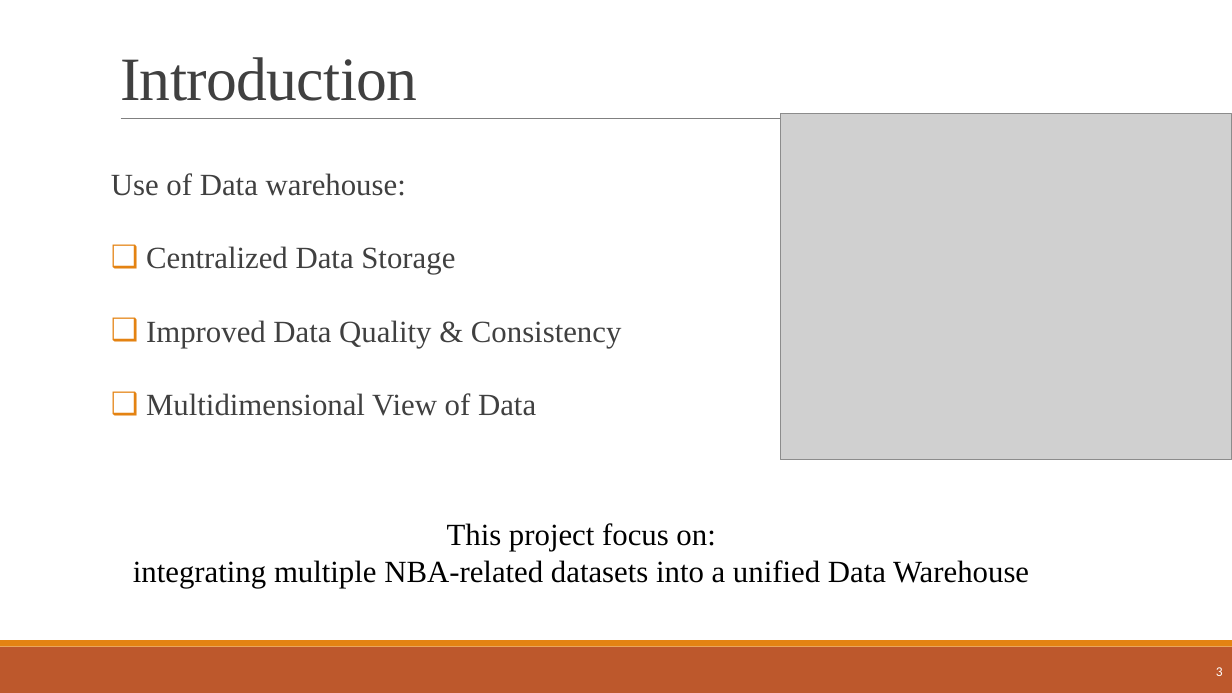
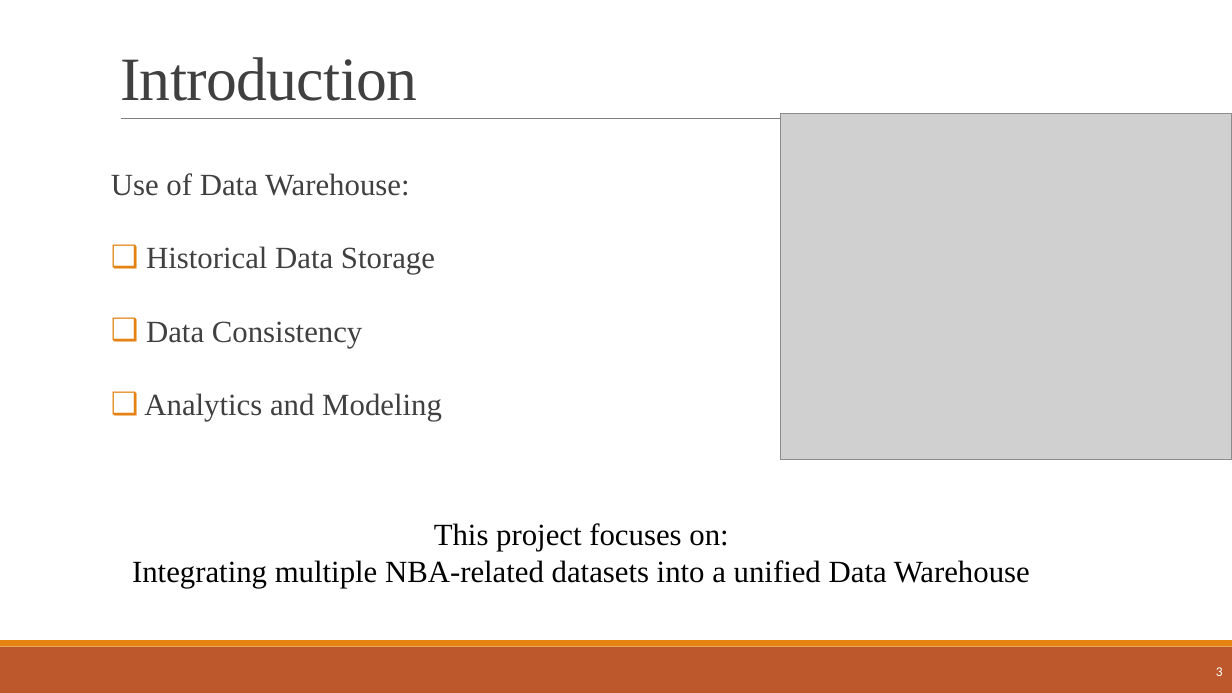
Before and after one commit to najeh-halawani/NBA-Data-Warehouse, a slide deck: slide 3 of presentation_Data_Management.pptx. Drawn at 1232x693 pixels with LibreOffice and Linux fonts; fonts in the diff are those of the drawing; grey boxes stand for pictures. Boxes give left, top, right and bottom in pixels: in the first picture for what was removed or moved away, otherwise in the second. Text is boxed around its words. In the diff, an @@ line names an element or a change of style, - is before the commit and + after.

```diff
--- a/presentation_Data_Management.pptx
+++ b/presentation_Data_Management.pptx
@@ text at bbox=[111, 173, 442, 421]: text changed @@
-Use of Data warehouse:
-❑ Centralized Data Storage
-❑ Improved Data Quality & Consistency
-❑ Multidimensional View of Data
+Use of Data Warehouse:
+❑ Historical Data Storage
+❑ Data Consistency
+❑ Analytics and Modeling
@@ text at bbox=[132, 523, 1030, 588]: text changed @@
-This project focus on:
-integrating multiple NBA-related datasets into a unified Data Warehouse
+This project focuses on:
+Integrating multiple NBA-related datasets into a unified Data Warehouse
```
Also in this commit, not shown: 15 other slides changed, 9 slides added, 1 slide removed, 4 other files.
